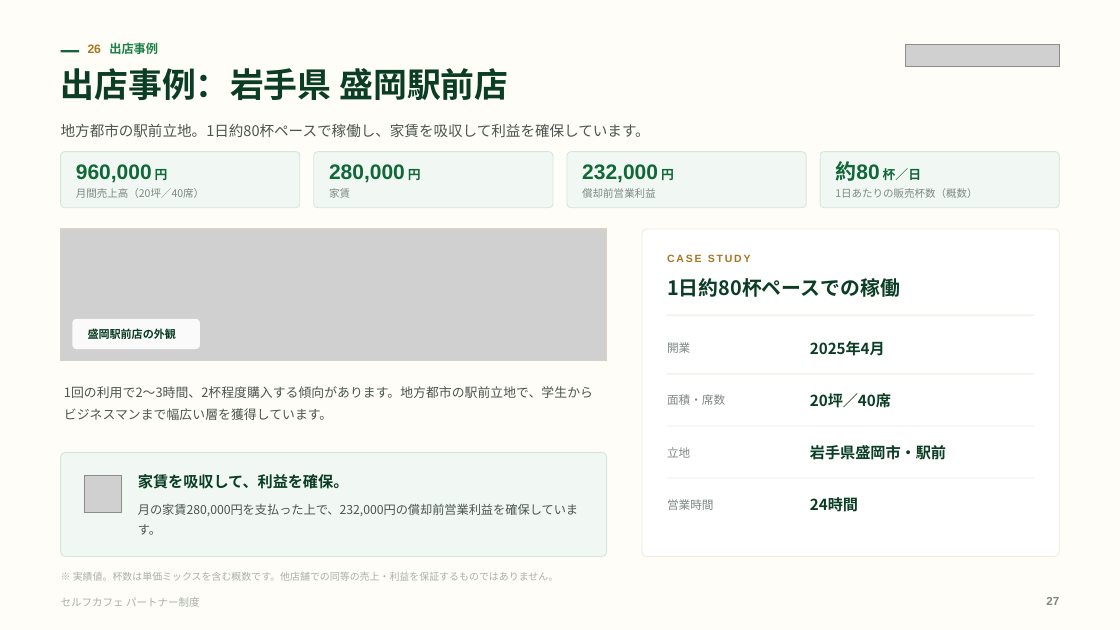
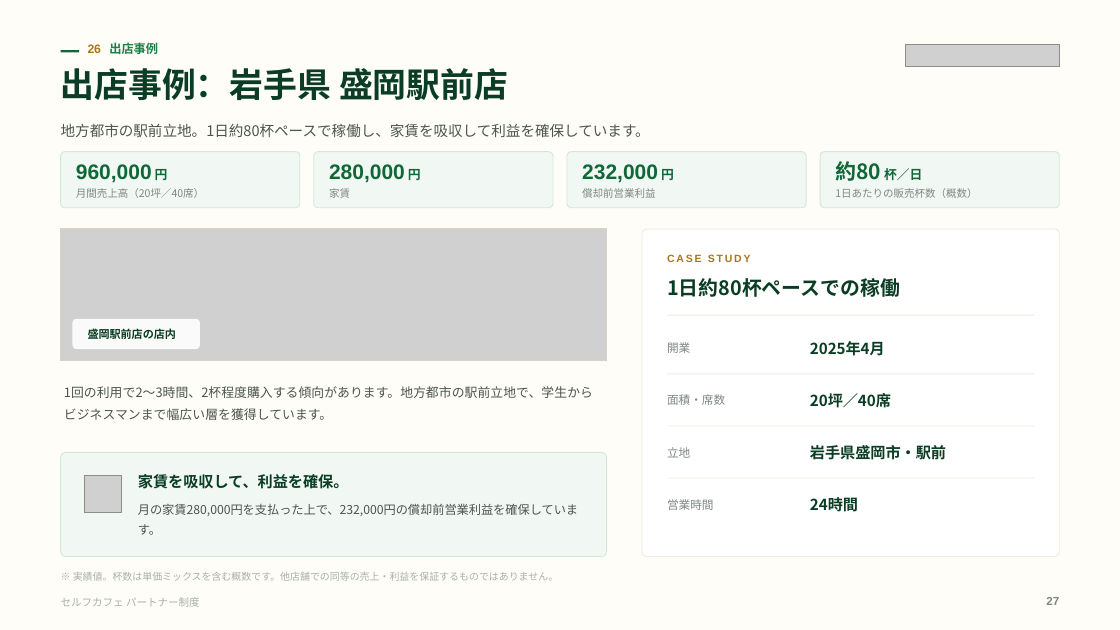
Before and after one commit to a5408071-cmd/suzuki-ceo, a slide deck: slide 27 of selfcafe-partner-deck/selfcafe-partner-deck.pptx. Drawn at 1120x630 pixels with LibreOffice and Linux fonts; fonts in the diff are those of the drawing; grey boxes stand for pictures. Boxes give left, top, right and bottom in pixels: in the first picture for what was removed or moved away, otherwise in the second. Text is boxed around its words. In the diff, an @@ line names an element or a change of style, - is before the commit and + after.

```diff
--- a/selfcafe-partner-deck/selfcafe-partner-deck.pptx
+++ b/selfcafe-partner-deck/selfcafe-partner-deck.pptx
@@ text "約80 杯／日" at [835, 161, 923, 181]: font Arial to Noto Sans CJK JP in "約80" @@
@@ text at [88, 328, 176, 339]: text changed @@
-盛岡駅前店の外観
+盛岡駅前店の店内
```
Also in this commit, not shown: 10 other slides changed, 24 other files.
